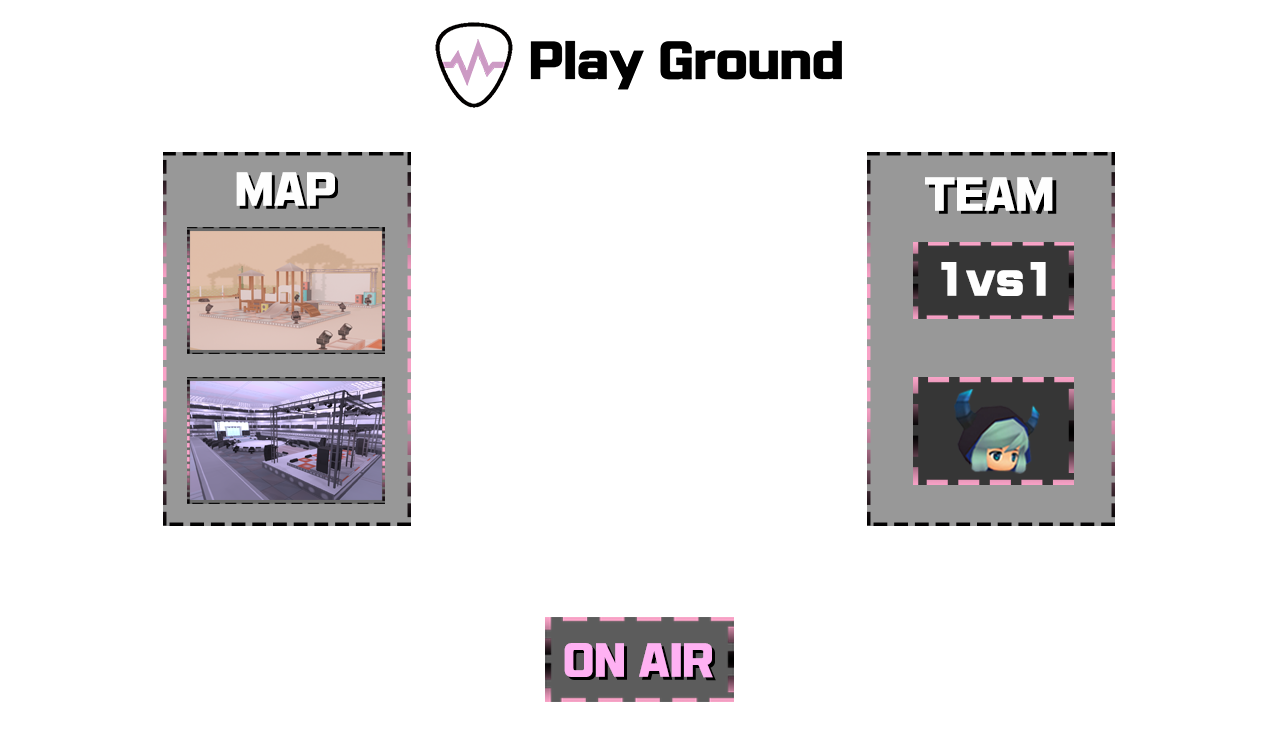
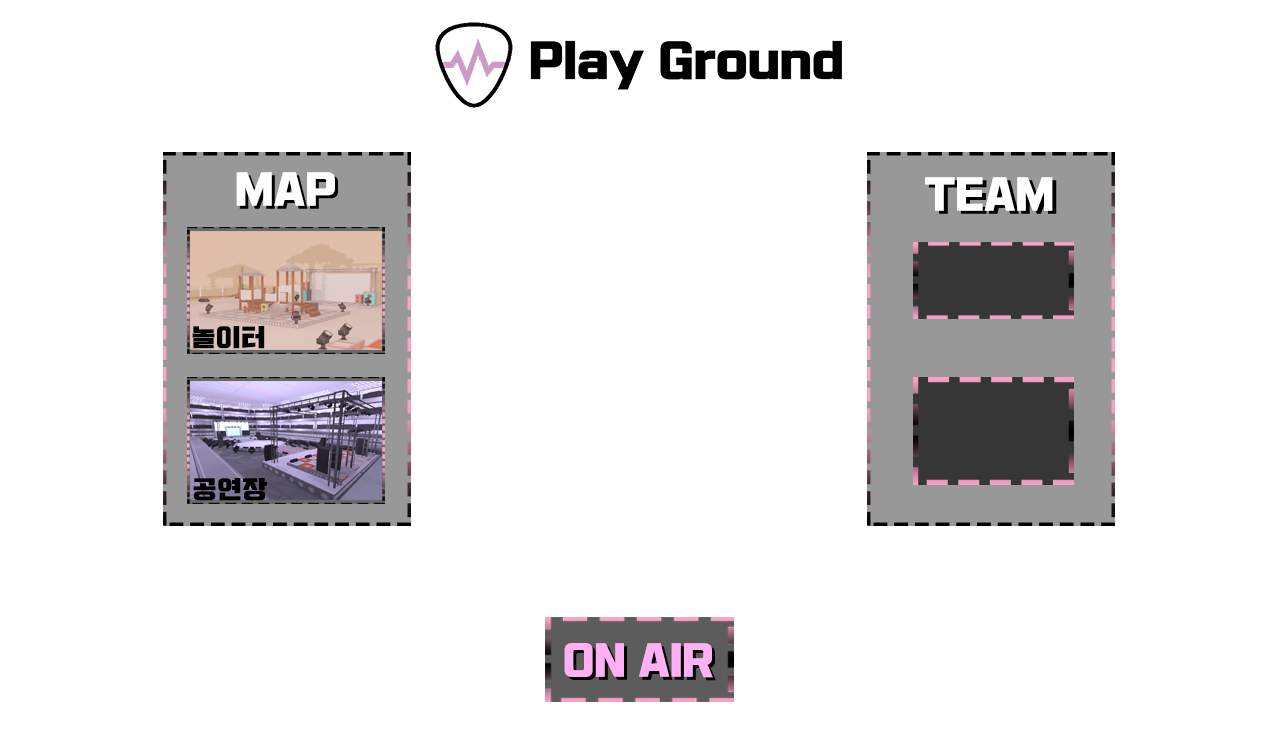
Comparing the layer stacks of the two 1280px x 750px images. Changes:
added layer "공연장" above "놀이터" over 193, 478, 267, 501
added layer "놀이터" above "레이어 2" over 192, 326, 265, 349
hid "1vs1" over 941, 262, 1046, 296
hid "3434" over 954, 389, 1040, 474
